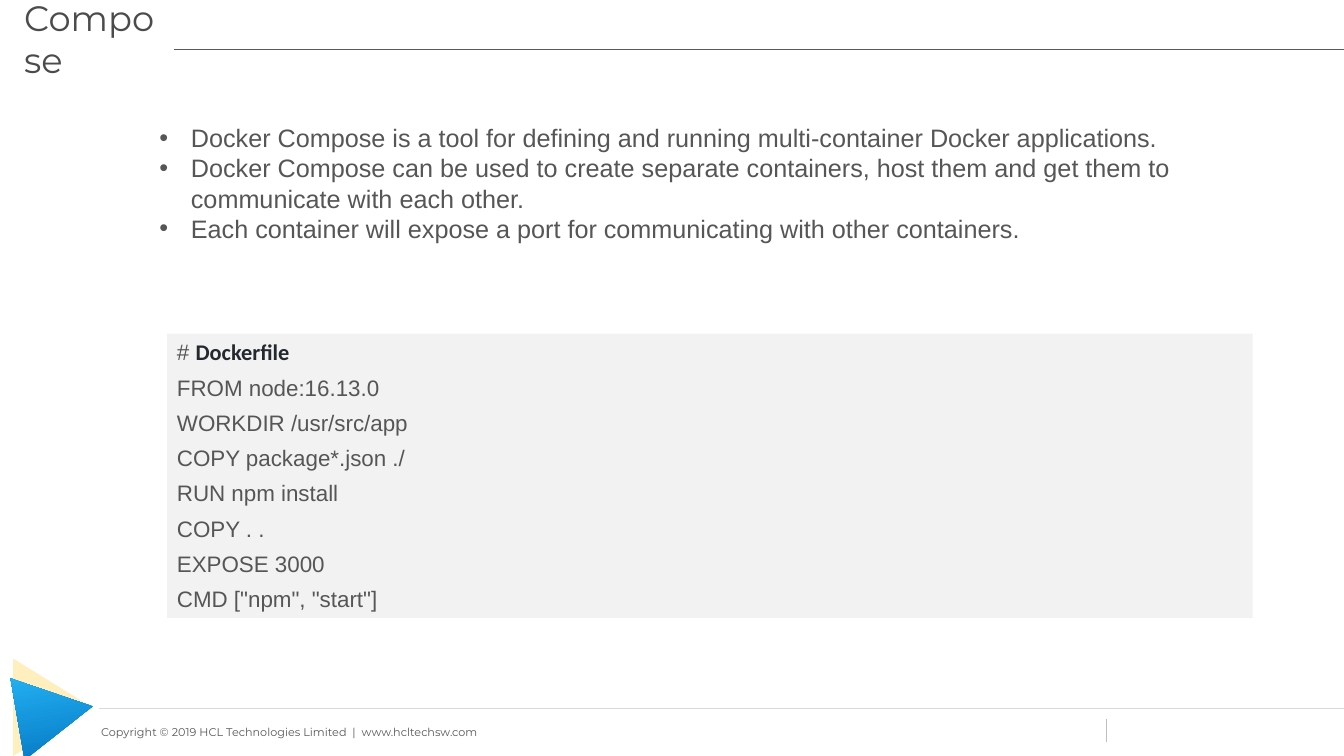
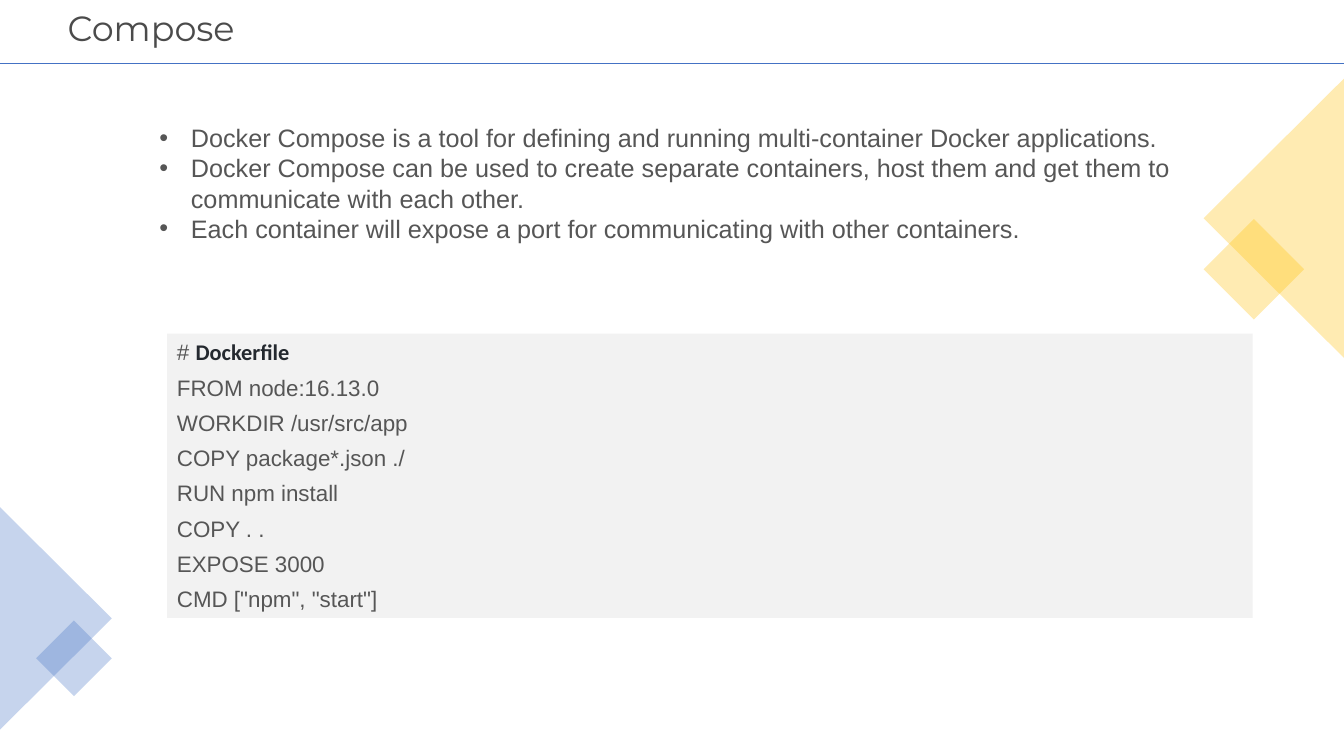
Before and after one commit to learning-zone/docker-and-kubernetes-basics, a slide deck: slide 8 of docker-workshop-files/Docker-Workshop.pptx. Drawn at 1344x756 pixels with LibreOffice and Linux fonts; fonts in the diff are those of the drawing; background and template pictures are left out. Boxes give left, top, right and bottom in pixels: in the first picture for what was removed or moved away, otherwise in the second. Text is boxed around its words. In the diff, an @@ line names an element or a change of style, - is before the commit and + after.

```diff
--- a/docker-workshop-files/Docker-Workshop.pptx
+++ b/docker-workshop-files/Docker-Workshop.pptx
@@ title "Compose": place and size @@
-title "Compose" at (278, 129, 386, 152)
+title "Compose" at (68, 16, 235, 48)
@@ title "Compose" at (68, 16, 235, 48): size 25.2 to 25 pt; line spacing 1 to 0.9 @@
@@ line removed from (29, 49) to (1344, 49) @@
@@ line added from (0, 64) to (1344, 64), #4472C4 0.5 pt @@
@@ triangle added at (1204, 79, 1344, 358), fill #FFC000 at 30% opacity @@
@@ rectangle added at (1204, 219, 1305, 320), fill #FFC000 at 30% opacity @@
@@ triangle added at (0, 507, 112, 730), fill #4472C4 at 30% opacity @@
@@ rectangle added at (36, 620, 112, 696), fill #4472C4 at 30% opacity @@
@@ triangle removed at (14, 659, 94, 756) @@
@@ triangle removed at (11, 665, 100, 756) @@
@@ line removed from (100, 709) to (1344, 709) @@
@@ line removed from (1107, 719) to (1107, 742) @@
@@ text removed at (101, 728, 478, 738) @@
-Copyright © 2019 HCL Technologies Limited | www.hcltechsw.com
```
Also in this commit, not shown: 7 other slides changed.
